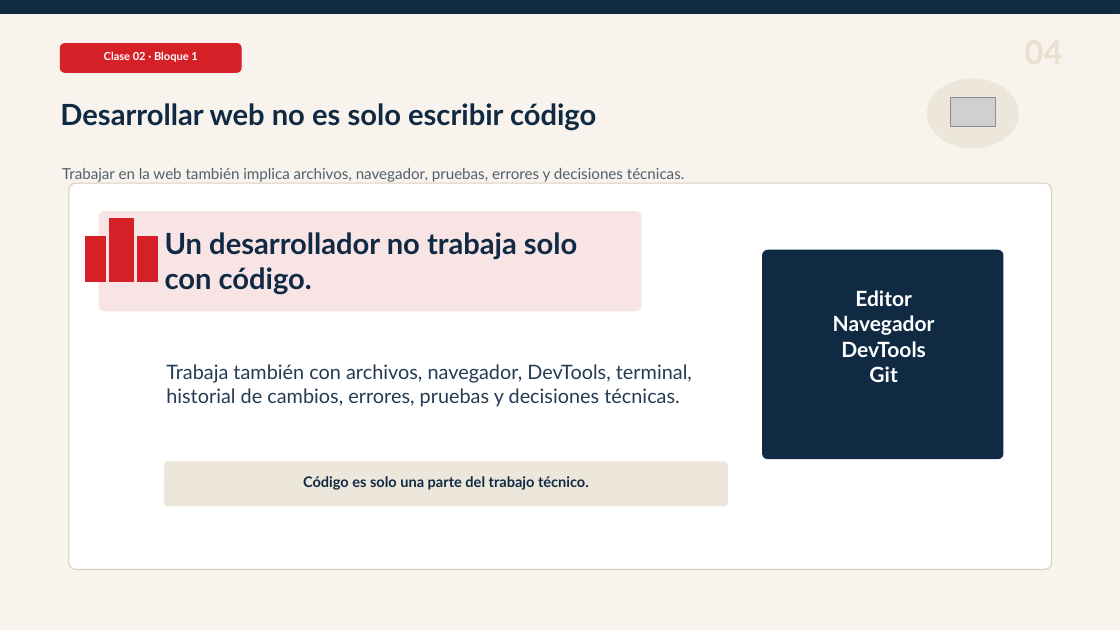
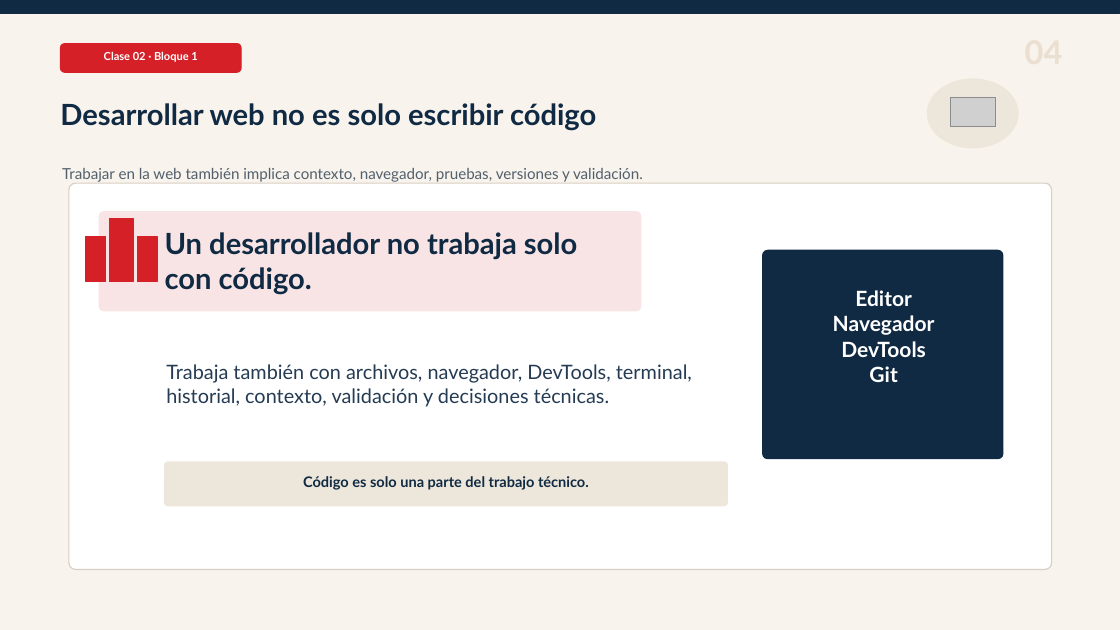
Before and after one commit to Dieg0Code/PRO301_Taller_de_Aplicaciones_para_Internet, a slide deck: slide 4 of clases/semana-01/02/ppt/Clase-02-Bloque-1-Las-Herramientas-del-Taller.pptx. Drawn at 1120x630 pixels with LibreOffice and Linux fonts; fonts in the diff are those of the drawing; grey boxes stand for pictures. Boxes give left, top, right and bottom in pixels: in the first picture for what was removed or moved away, otherwise in the second. Text is boxed around its words. In the diff, an @@ line names an element or a change of style, - is before the commit and + after.

```diff
--- a/clases/semana-01/02/ppt/Clase-02-Bloque-1-Las-Herramientas-del-Taller.pptx
+++ b/clases/semana-01/02/ppt/Clase-02-Bloque-1-Las-Herramientas-del-Taller.pptx
@@ text at [62, 168, 643, 182]: text changed @@
-Trabajar en la web también implica archivos, navegador, pruebas, errores y decisiones técnicas.
+Trabajar en la web también implica contexto, navegador, pruebas, versiones y validación.
@@ text at [166, 364, 692, 407]: text changed @@
-Trabaja también con archivos, navegador, DevTools, terminal, historial de cambios, errores, pruebas y decisiones técnicas.
+Trabaja también con archivos, navegador, DevTools, terminal, historial, contexto, validación y decisiones técnicas.
```
Also in this commit, not shown: 6 other slides changed, 26 other files.
